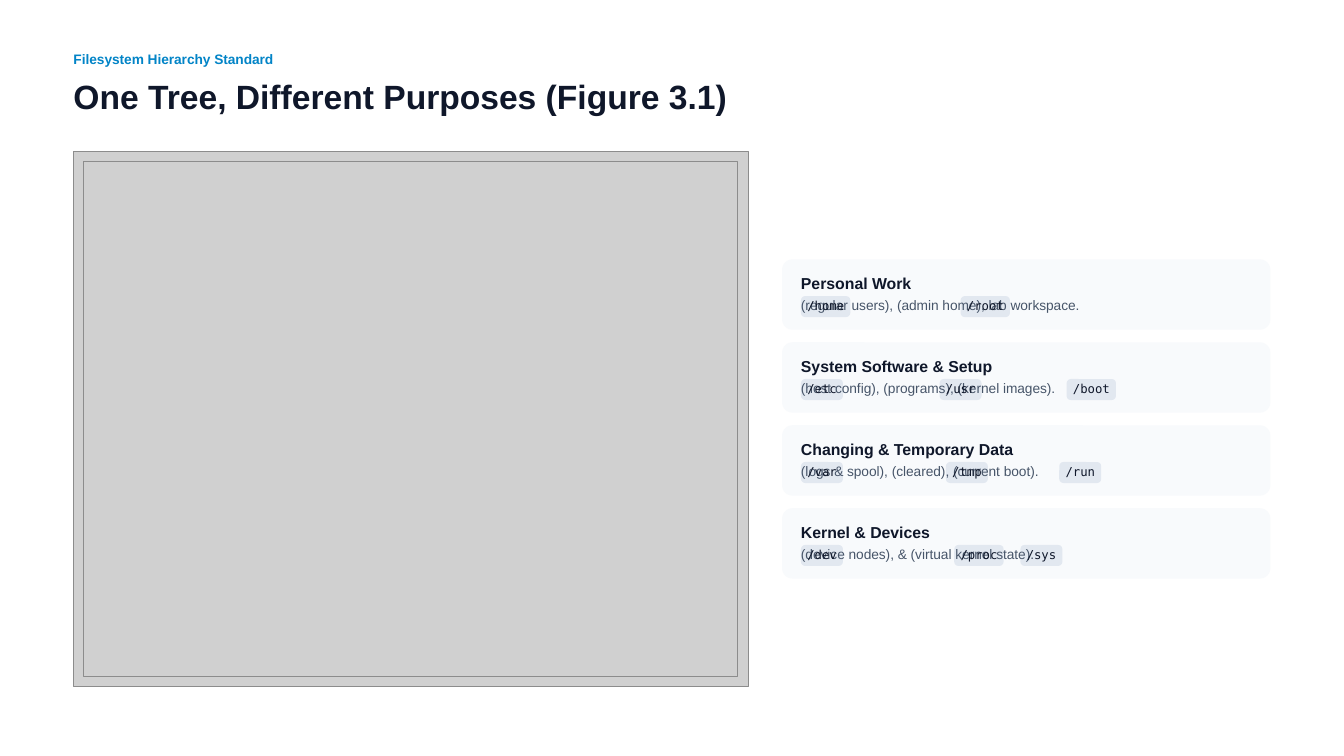
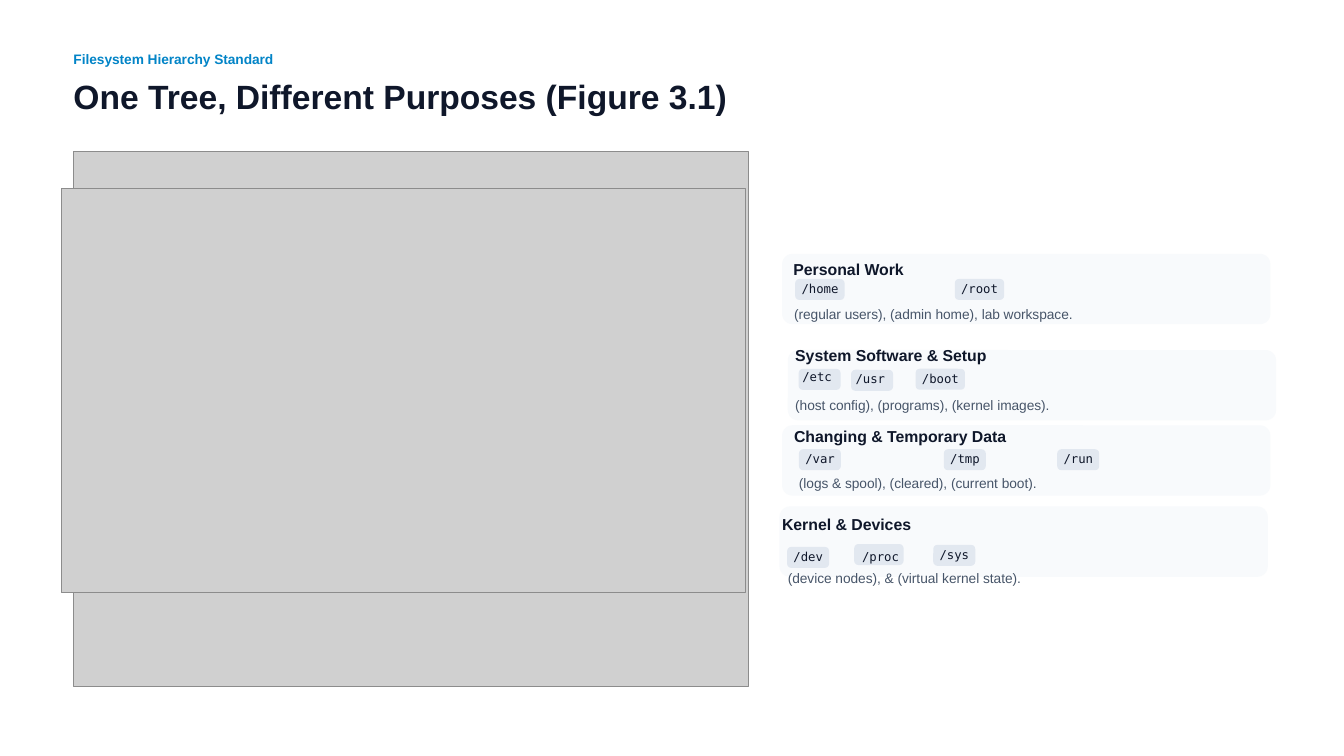
Before and after one commit to flybfree/Linux_Introduction_recovered, a slide deck: slide 4 of Presentation/Lesson 3_ Files, Directories, and Paths.pptx. Drawn at 1344x756 pixels with LibreOffice and Linux fonts; fonts in the diff are those of the drawing; grey boxes stand for pictures. Boxes give left, top, right and bottom in pixels: in the first picture for what was removed or moved away, otherwise in the second. Text is boxed around its words. In the diff, an @@ line names an element or a change of style, - is before the commit and + after.

```diff
--- a/Presentation/Lesson 3_ Files, Directories, and Paths.pptx
+++ b/Presentation/Lesson 3_ Files, Directories, and Paths.pptx
@@ picture: place and size @@
-picture at box(84, 161, 738, 676)
+picture at box(62, 189, 746, 594)
@@ rounded rectangle: place and size @@
-rounded rectangle at box(782, 343, 1271, 413)
+rounded rectangle at box(782, 254, 1271, 325)
@@ text "Personal Work": place and size @@
-text "Personal Work" at box(801, 277, 911, 289)
+text "Personal Work" at box(793, 263, 904, 275)
@@ 3 texts, 2 rounded rectangles: place and size @@
-3 texts, 2 rounded rectangles at box(801, 296, 1013, 459)
+3 texts, 2 rounded rectangles at box(794, 279, 1006, 446)
@@ text "(regular users), (admin home), lab ..." rewrapped from box(852, 300, 1080, 313) to box(794, 309, 1073, 322) @@
@@ rounded rectangle: place and size @@
-rounded rectangle at box(782, 259, 1271, 330)
+rounded rectangle at box(788, 350, 1277, 420)
@@ 2 texts, 1 rounded rectangle: place and size @@
-2 texts, 1 rounded rectangle at box(801, 360, 992, 400)
+2 texts, 1 rounded rectangle at box(795, 349, 987, 390)
@@ rounded rectangle: place and size @@
-rounded rectangle at box(940, 379, 982, 400)
+rounded rectangle at box(851, 370, 893, 391)
@@ text "/usr": place and size @@
-text "/usr" at box(946, 383, 976, 396)
+text "/usr" at box(856, 374, 886, 384)
@@ rounded rectangle: place and size @@
-rounded rectangle at box(1067, 379, 1116, 400)
+rounded rectangle at box(915, 369, 965, 390)
@@ text "/boot": place and size @@
-text "/boot" at box(1073, 383, 1110, 394)
+text "/boot" at box(922, 373, 959, 384)
@@ text "(host config), (programs), (kernel images)." rewrapped from box(835, 383, 1055, 396) to box(795, 400, 1049, 413) @@
@@ text "(logs & spool), (cleared), (current ..." rewrapped from box(847, 466, 1039, 479) to box(799, 478, 1037, 491) @@
@@ 3 texts, 3 rounded rectangles: place and size @@
-3 texts, 3 rounded rectangles at box(802, 462, 1102, 483)
+3 texts, 3 rounded rectangles at box(800, 450, 1100, 471)
@@ text "Kernel & Devices": place and size @@
-text "Kernel & Devices" at box(801, 526, 930, 538)
+text "Kernel & Devices" at box(782, 518, 911, 530)
@@ rounded rectangle: place and size @@
-rounded rectangle at box(802, 545, 844, 567)
+rounded rectangle at box(787, 547, 830, 569)
@@ text "/dev": place and size @@
-text "/dev" at box(807, 549, 837, 560)
+text "/dev" at box(793, 551, 823, 562)
@@ rounded rectangle: place and size @@
-rounded rectangle at box(955, 545, 1004, 567)
+rounded rectangle at box(854, 544, 903, 566)
@@ text "/proc": place and size @@
-text "/proc" at box(961, 549, 998, 562)
+text "/proc" at box(862, 552, 899, 564)
@@ rounded rectangle: place and size @@
-rounded rectangle at box(1020, 545, 1063, 567)
+rounded rectangle at box(934, 545, 976, 567)
@@ text "/sys": place and size @@
-text "/sys" at box(1027, 549, 1057, 562)
+text "/sys" at box(940, 550, 970, 562)
@@ text "(device nodes), & (virtual kernel ..." rewrapped from box(849, 549, 1034, 562) to box(788, 573, 1021, 586) @@
```
Also in this commit, not shown: 4 other slides changed, 7 other files.
